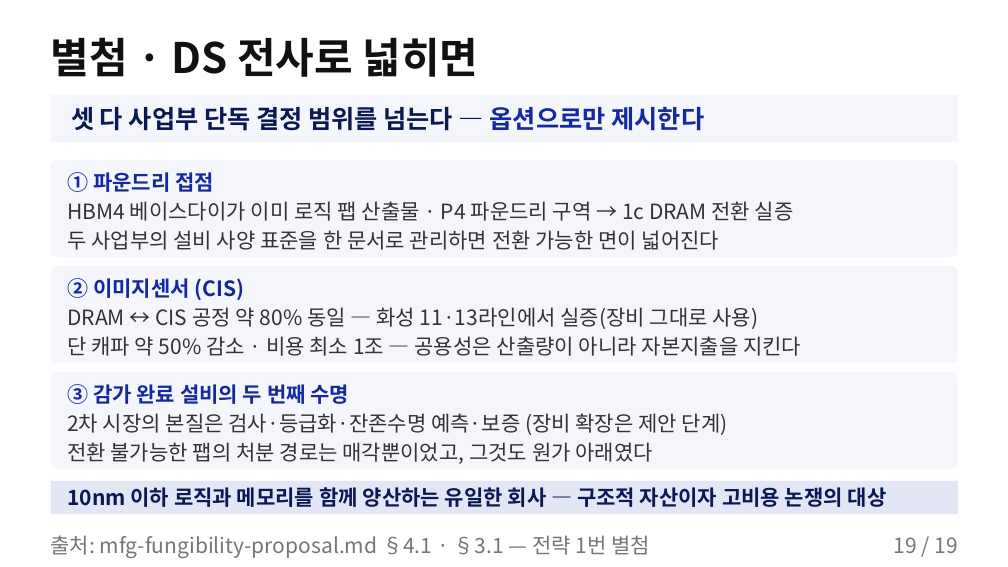
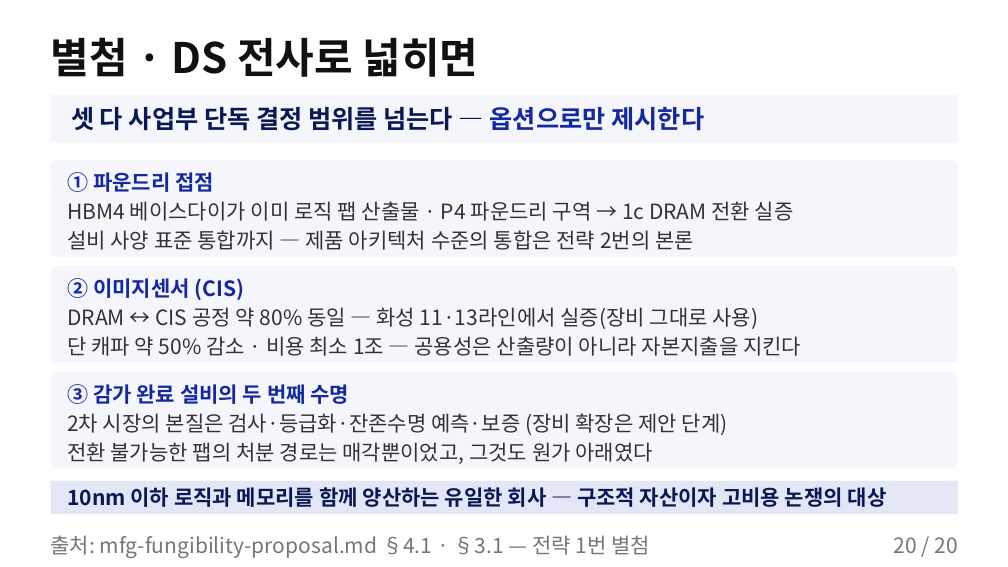
Before and after one commit to k31001/action-learning, a slide deck: slide 20 of outputs/presentation/storyline-common-overview.pptx (slide 19 before the commit). Drawn at 1008x567 pixels with LibreOffice and Linux fonts; fonts in the diff are those of the drawing. Boxes give left, top, right and bottom in pixels: in the first picture for what was removed or moved away, otherwise in the second. Text is boxed around its words. In the diff, an @@ line names an element or a change of style, - is before the commit and + after.

```diff
--- a/outputs/presentation/storyline-common-overview.pptx
+++ b/outputs/presentation/storyline-common-overview.pptx
@@ text at (67, 230, 694, 250): text changed @@
-두 사업부의 설비 사양 표준을 한 문서로 관리하면 전환 가능한 면이 넓어진다
+설비 사양 표준 통합까지 — 제품 아키텍처 수준의 통합은 전략 2번의 본론
@@ text at (893, 537, 957, 553): text changed @@
-19 / 19
+20 / 20
```
Also in this commit, not shown: 16 other slides changed, 2 slides added, 1 slide removed, 4 other files.
